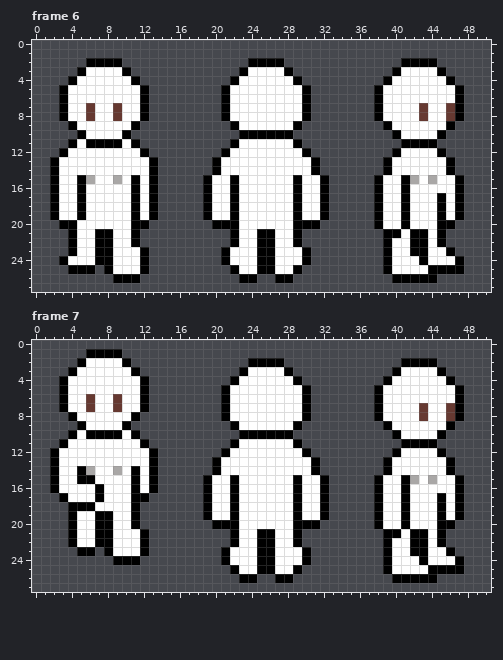
Pixel-art file, stored at Assets/Sprites/Humanoid.aseprite. This is how it looked before the edit.
51x28 pixels, 8 frames. Shown: frame 6, frame 7. The commit also changed other frames, which this record leaves out.
The result:
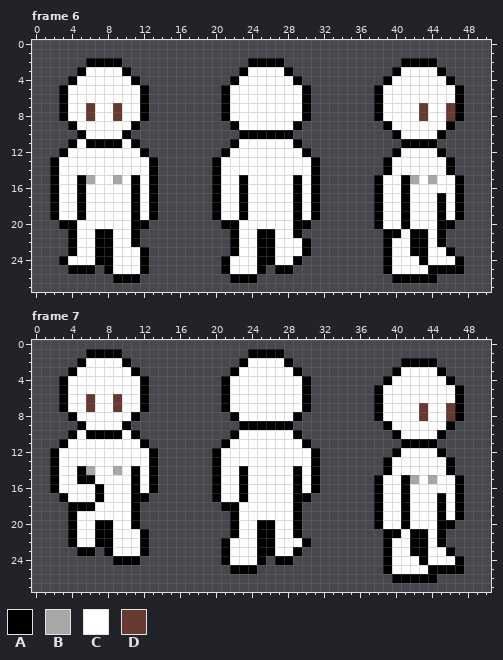
Palette (. is transparent): A #000000  B #a9a7a6  C #ffffff  D #663931
Difference:
--- frame 6, layers "Torso", "Legs"
@@ x 17..34 @@
 14 ...ACCCCCCCCCCA...
-15 ..ACCACCCCCCACCA..
-16 ..ACCACCCCCCACCA..
-17 ..ACCACCCCCCACCA..
-18 ..ACCACCCCCCACCA..
-19 ..ACCACCCCCCACCA..
-20 ...AAACCCCCCAAA...
+15 ...ACCACCCCCACA...
+16 ...ACCACCCCCACA...
+17 ...ACCACCCCCACA...
+18 ...ACCACCCCCACA...
+19 ...ACCACCCCCACA...
+20 ....AACCCCCCAA....
 21 .....ACCAACCA.....
-22 .....ACCAACCA.....
-23 ....ACCCAACCCA....
-24 ....ACCCAACCCA....
-25 .....ACCAACCA.....
-26 ......AA..AA......
+22 .....ACCAACCCA....
+23 .....ACCAACCCA....
+24 ....ACCCAACCA.....
+25 ....ACCCA.AA......
+26 .....AAA..........
 27 ..................
--- frame 7, layers "Torso", "Behind Head", "Legs"
@@ x 19..32 @@
  0 ..............
- 1 ..............
- 2 .....AAAA.....
- 3 ....ACCCCA....
- 4 ...ACCCCCCA...
+ 1 .....AAAA.....
+ 2 ....ACCCCA....
+ 3 ...ACCCCCCA...
+ 4 ..ACCCCCCCCA..
  5 ..ACCCCCCCCA..
@@ x 5..34 @@
  7 CDCCDCCA........ACCCCCCCCA....
- 8 CCCCCCA.........ACCCCCCCCA....
- 9 ACCCCA...........ACCCCCCA.....
-10 CAAAACA...........AAAAAA......
-11 CCCCCCCA.........ACCCCCCA.....
-12 CCCCCCCCA.......ACCCCCCCCA....
+ 8 CCCCCCA..........ACCCCCCA.....
+ 9 ACCCCA............AAAAAA......
+10 CAAAACA..........ACCCCCCA.....
+11 CCCCCCCA........ACCCCCCCCA....
+12 CCCCCCCCA......ACCCCCCCCCCA...
 13 CCCCCCCCA......ACCCCCCCCCCA...
-14 ABCCBCACA......ACCCCCCCCCCA...
-15 AACCCCACA.....ACCACCCCCCACCA..
-16 CCACCCACA.....ACCACCCCCCACCA..
-17 CCACCCAA......ACCACCCCCCACCA..
-18 AACCCCA.......ACCACCCCCCACCA..
-19 CCAACCA.......ACCACCCCCCACCA..
-20 CCAACCA........AAACCCCCCAAA...
+14 ABCCBCACA......ACCACCCCCACA...
+15 AACCCCACA......ACCACCCCCACA...
+16 CCACCCACA......ACCACCCCCACA...
+17 CCACCCAA.......ACCACCCCCAA....
+18 AACCCCA.........AACCCCCCA.....
+19 CCCCCCA..........ACCCCCCA.....
+20 CCAACCA..........ACCAACCA.....
 21 CCAACCCA.........ACCAACCA.....
-22 CCAACCCA.........ACCAACCA.....
-23 AA.ACCCA........ACCCAACCCA....
-24 ....AAA.........ACCCAACCCA....
-25 .................ACCAACCA.....
-26 ..................AA..AA......
+22 CCAACCCA........ACCCAACCCA....
+23 AA.ACCCA........ACCCAACCA.....
+24 ....AAA.........ACCCA.AA......
+25 .................AAA..........
+26 ..............................
 27 ..............................
Changed places in both pictures, as pixel boxes (x1, y1, x2, y2):
changed: (203, 175, 329, 283)
changed: (203, 349, 329, 583)
changed: (95, 511, 113, 520)
